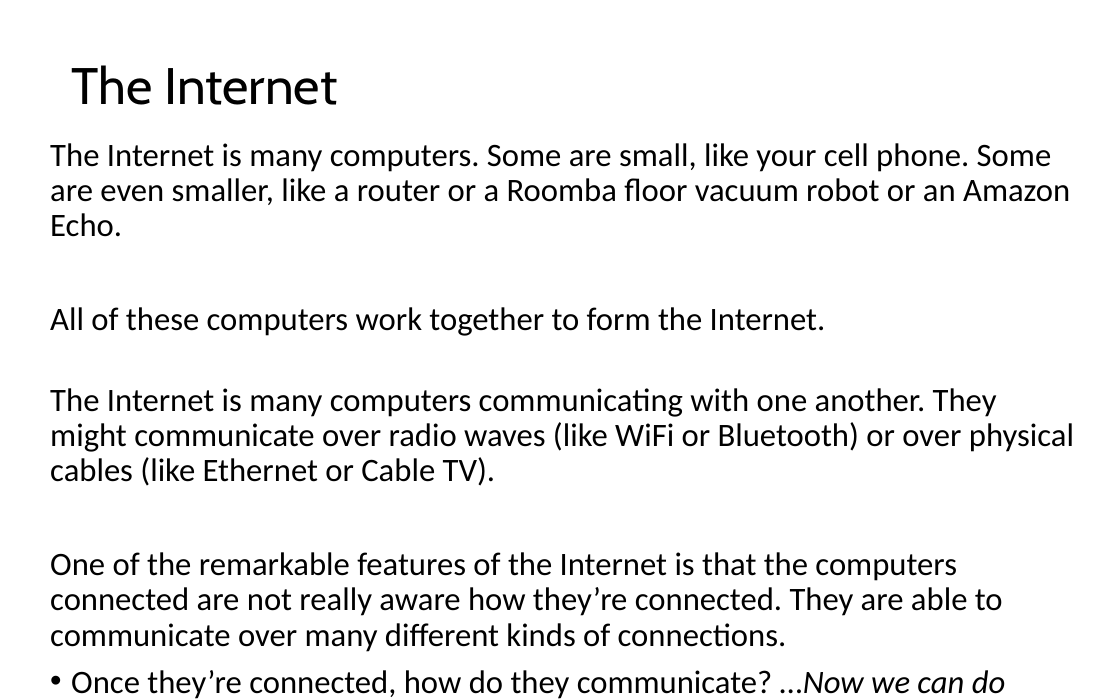
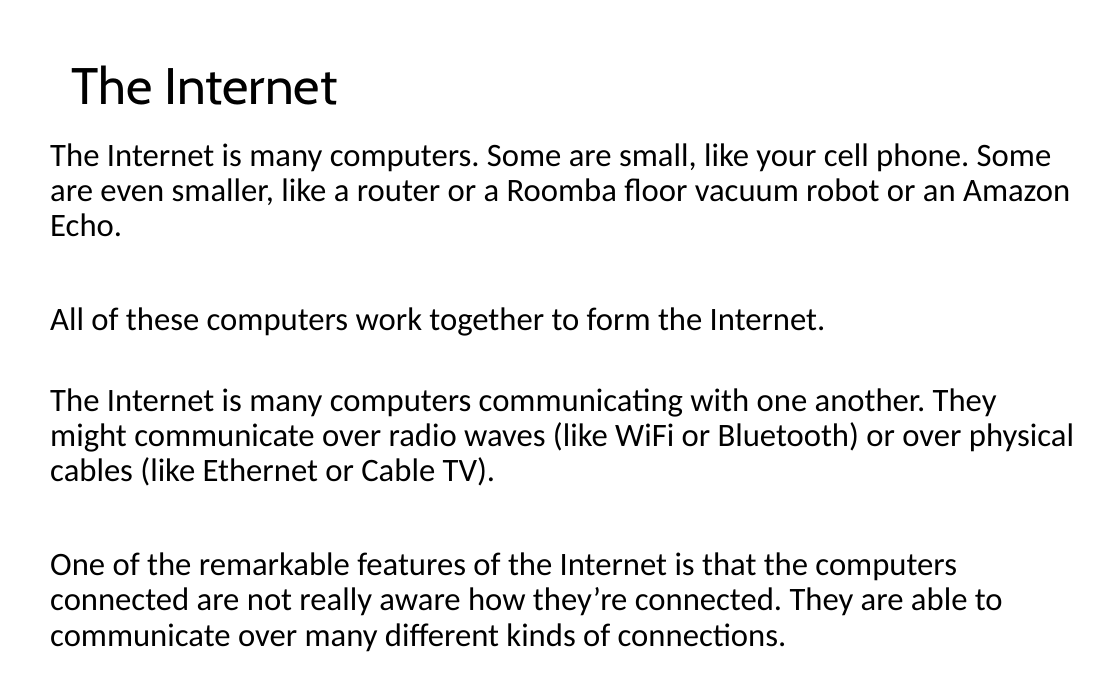
Before and after one commit to LongBaoNguyen/longbaonguyen.github.io, a slide deck: slide 2 of courses/apcsp/lect18.pptx. Drawn at 1120x700 pixels with LibreOffice and Linux fonts; fonts in the diff are those of the drawing. Boxes give left, top, right and bottom in pixels: in the first picture for what was removed or moved away, otherwise in the second. Text is boxed around its words. In the diff, an @@ line names an element or a change of style, - is before the commit and + after.

```diff
--- a/courses/apcsp/lect18.pptx
+++ b/courses/apcsp/lect18.pptx
@@ text at (x1=71, y1=670, x2=1006, y2=699): paragraph removed @@
-• Once they’re connected, how do they communicate? …Now we can do protocols
```
Also in this commit, not shown: 3 other slides changed, 1 slide removed, 5 other files.
